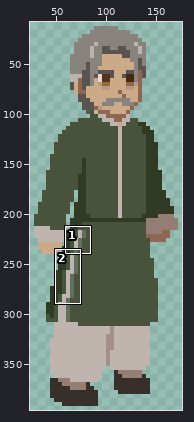
Two states of a pixel-art file, Assets/Resources/Art/Sprites/Sato/Animations/Sato.ase. Above, an overview of the earlier version with the close-up marked.
Close-up. The starting point:
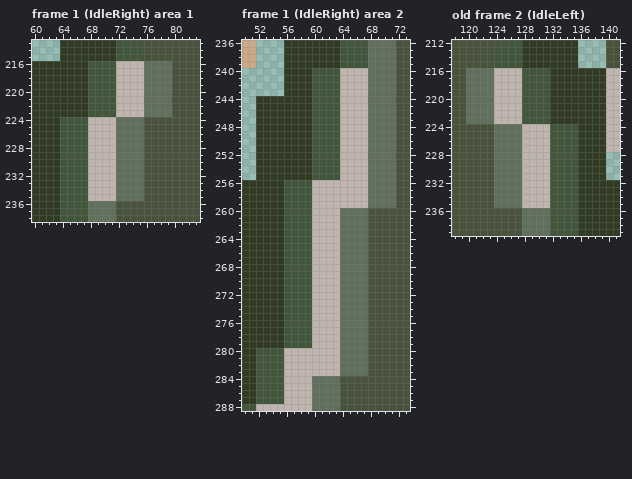
384x400 pixels, 2 frames. Colours within 5 levels of each other are drawn and written as one. Shown: frame 1 (IdleRight) area 1: x 60..83, y 213..238; frame 1 (IdleRight) area 2: x 50..73, y 236..288; old frame 2 (IdleLeft): x 118..141, y 212..239. The wide view leaves out empty margins. The commit also changed other frames or places, which this record leaves out.
After:
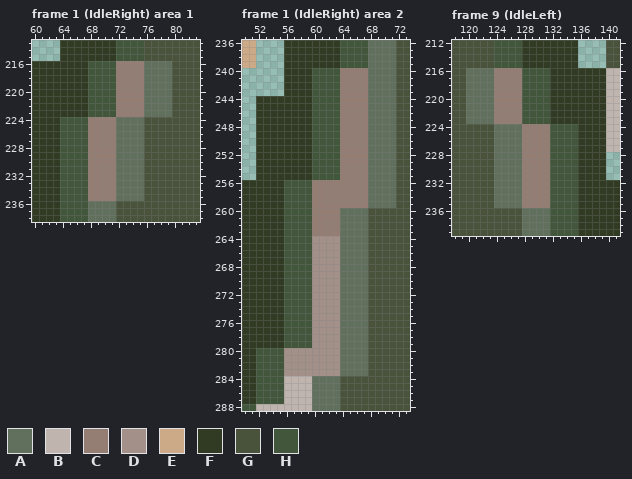
Palette (. is transparent): A #61705d  B #c0b4af  C #947e74  D #a39189  E #cdaa87  F #313b23  G #49533b  H #41563b
A new or re-ordered frame is compared with the old frame closest to it.
What changed:
frames 2 -> 16
layer "Idle Left/Old Man 2 Left" added
layer "Idle RIght/Old Man 2 Right" added
layer "Old Man 2" removed
layer "Layer 2" removed
Frame 1 (IdleRight) area 1, layer "Idle RIght/Old Man 2 Right":
Colour B gives way to colour C in rows 216 to 223 at x 72 to 75; in rows 224 to 235 at x 68 to 71.
Frame 1 (IdleRight) area 2, layer "Idle RIght/Old Man 2 Right":
Colour B gives way to colour C in rows 240 to 255 at x 64 to 67; in rows 256 to 259 at x 60 to 67; in rows 260 to 263 at x 60 to 63.
Colour B gives way to colour D in rows 264 to 279 at x 60 to 63; in rows 280 to 283 at x 56 to 63.
Frame 9 (IdleLeft) is new; against old frame 2 (IdleLeft), layer "Idle Left/Old Man 2 Left":
Colour B gives way to colour C in rows 216 to 223 at x 124 to 127; in rows 224 to 235 at x 128 to 131.
